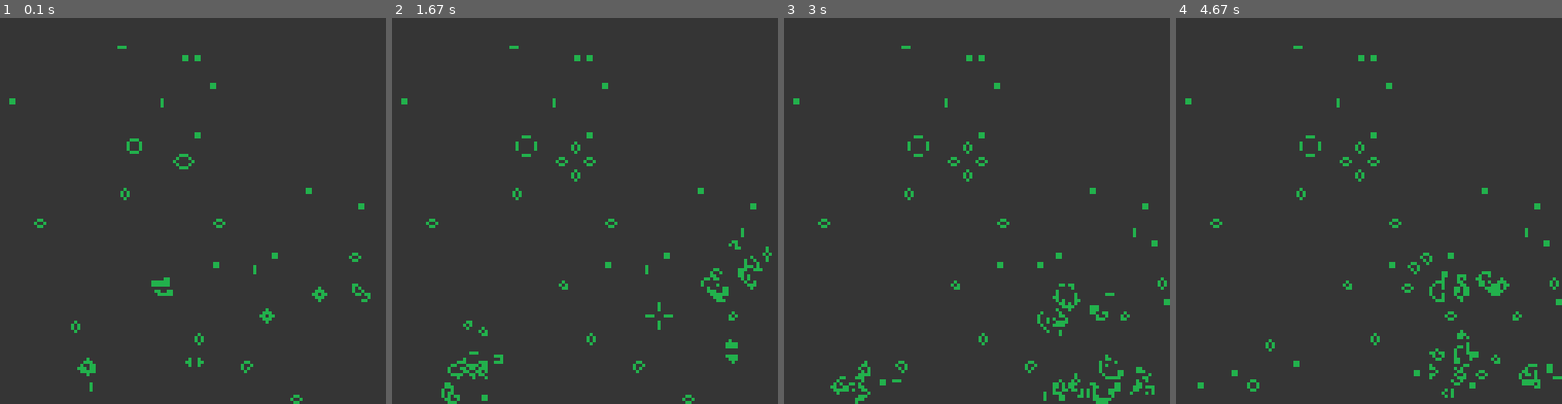
Above: before the commit, frames 1-4 (left to right).
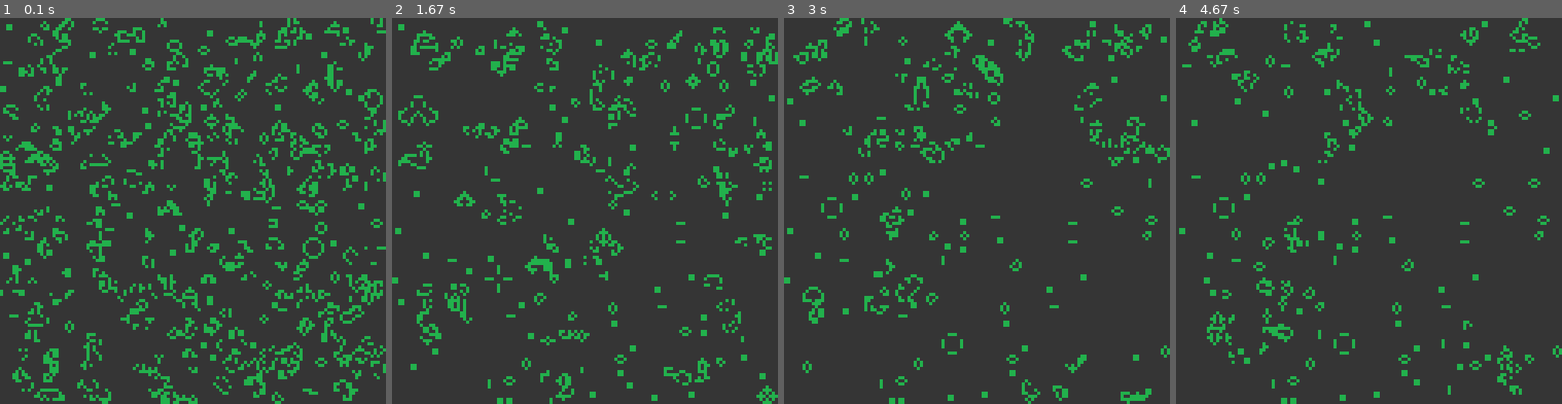
Above: after the commit, the same moments.

Repository: jahaynes256/pygame-conway-game-of-life
Game: pygame game, started from conway.py
Two runs of this game, one before a commit and one after it. Both use one fixed random seed, a clock stepped at 60 frames per second and the inputs below.
Inputs:
- Up to frame 1 (0.1 s): no input
- Up to frame 2 (1.67 s): no input
- Up to frame 3 (3 s): no input
- Up to frame 4 (4.67 s): tap Enter every 0.33 s from 3.33 to 4.33 s

The runs differ from the first frame. In frame 1, 16% of the frame differs, in the area x 0-100%, y 0-100%; in frame 2, 10%; in frame 3, 8.7%; in frame 4, 7.9%.

Commit message:
Last Commit for Tonight

Diff:
--- a/conway.py
+++ b/conway.py
@@ -5,7 +5,7 @@
 ROWS = 125
 COLS = 125
 CELL_SIZE = 4
-INITIAL_POP = 0.07
+INITIAL_POP = 0.20
 
 # ---Debug Functions---
 def matrixCheckSum(matrix):
Not shown, added: README.md
Binary file removed: res/alive_1.png
Binary file removed: res/dead_1.png
Binary file removed: res/dead_8.png
Binary file removed: res/debug1_4.png
Binary file removed: res/debug_4.png
